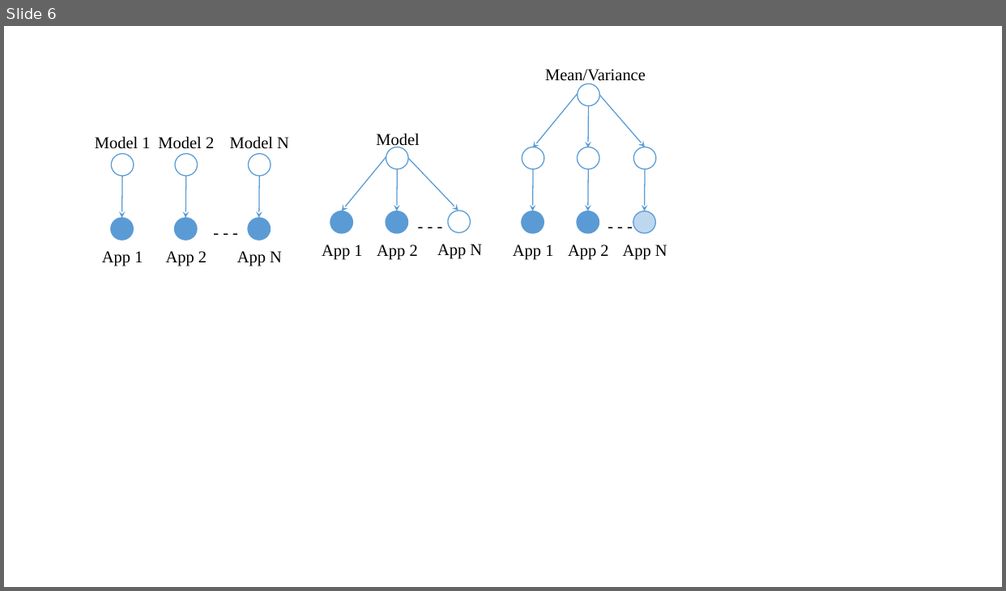
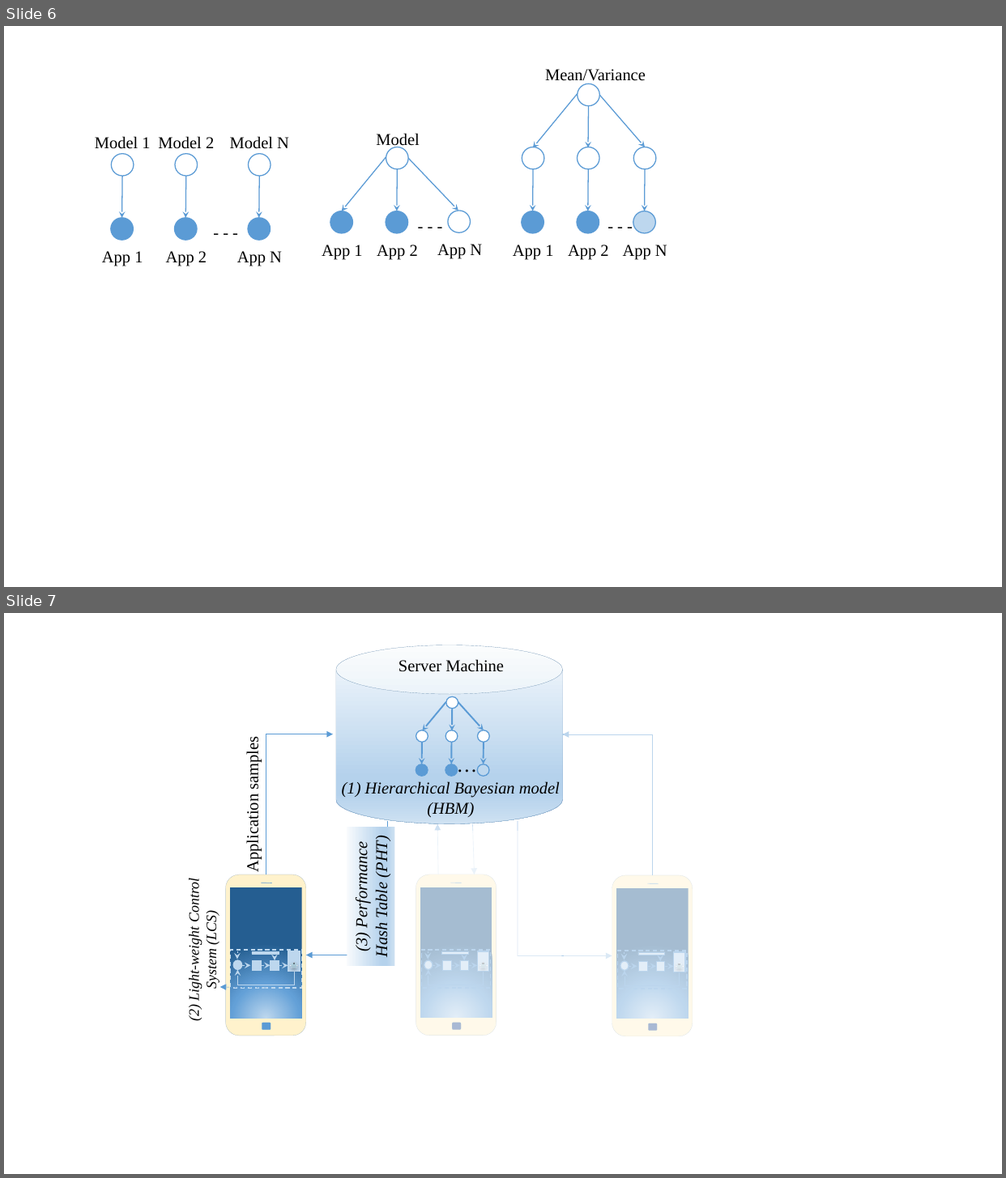
Before and after one commit to nmishra8/ASPLOS-17, a slide deck: figures/Mobile.pptx. Shown one above the other, each under a label of ours: slide 6 before the commit, slides 6 and 7 after it. The pictures are 1006x591 and 1006x1178 pixels, drawn with LibreOffice and Linux fonts; fonts in the diff are those of the drawing. Boxes give left, top, right and bottom in pixels: in the first picture for what was removed or moved away, otherwise in the second. Text is boxed around its words. In the diff, an @@ line names an element or a change of style, - is before the commit and + after.

```diff
--- a/figures/Mobile.pptx
+++ b/figures/Mobile.pptx
@@ slide 7 added at bbox=[4, 613, 1002, 1174], background #FFFFFF @@
@@ cylinder added at bbox=[336, 645, 563, 824], fill gradient #F7FAFD to #B5D2EC to #CEE1F2, outline #43739E 0.1 pt @@
@@ text added at bbox=[398, 659, 504, 672], 16 pt, text #000000 @@
+Server Machine
@@ group added at bbox=[415, 697, 490, 781]: 7 ellipses, 6 arrows, 1 text @@
+…
@@ rectangle added at bbox=[564, 722, 701, 1045], fill #FFFFFF at 59% opacity @@
@@ text added at bbox=[244, 743, 262, 871], 16 pt, text #000000 @@
+Application samples
@@ elbow arrow added from (266, 875) to (333, 735), #5B9BD5 0.5 pt @@
@@ elbow arrow added from (652, 875) to (562, 735), #5B9BD5 0.5 pt @@
@@ text added at bbox=[342, 781, 560, 817], 16 pt, text #000000, italic @@
+(1) Hierarchical Bayesian model (HBM)
@@ elbow arrow added from (387, 821) to (306, 955), #5B9BD5 0.5 pt @@
@@ rectangle added at bbox=[347, 827, 395, 967], fill gradient #F7FAFD to #B5D2EC to #CEE1F2, 16 pt, text #000000, italic @@
+(3) Performance Hash Table (PHT)
@@ rectangle added at bbox=[405, 831, 562, 1045], fill #FFFFFF at 59% opacity @@
@@ arrow added from (438, 875) to (437, 824), #5B9BD5 0.5 pt @@
@@ arrow added from (473, 824) to (474, 875), #5B9BD5 0.5 pt @@
@@ elbow arrow added from (518, 821) to (612, 956), #5B9BD5 0.5 pt @@
@@ text added at bbox=[186, 882, 219, 1021], 14 pt, text #000000, italic @@
+(2) Light-weight Control System (LCS)
@@ group added at bbox=[226, 875, 305, 1036]: 2 rounded rectangles, 1 rectangle, 1 line @@
@@ group added at bbox=[415, 875, 496, 1035]: 2 rounded rectangles, 1 rectangle, 1 line @@
@@ group added at bbox=[612, 875, 692, 1037]: 2 rounded rectangles, 1 rectangle, 1 line @@
@@ group added at bbox=[231, 950, 302, 988]: 7 math minuses, 6 rectangles, 5 arrows, 2 ellipses, 1 elbow arrow, 1 line @@
@@ group added at bbox=[422, 950, 492, 988]: 7 math minuses, 6 rectangles, 5 arrows, 2 ellipses, 1 elbow arrow, 1 line @@
@@ group added at bbox=[618, 951, 688, 989]: 7 math minuses, 6 rectangles, 5 arrows, 2 ellipses, 1 elbow arrow, 1 line @@
@@ arrow added from (266, 988) to (220, 987), #5B9BD5 0.5 pt dashed @@
```
Also in this commit, not shown: 3 other files.
